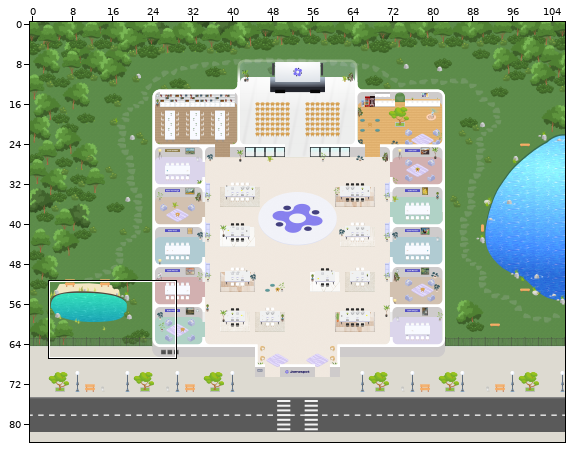
Two versions of a level (Tiled map (JSON), 2026-new-Jland/new-jland-2026.tmj). The picture above shows the old version from afar; the outline marks the close-up.
Close-up. Before:
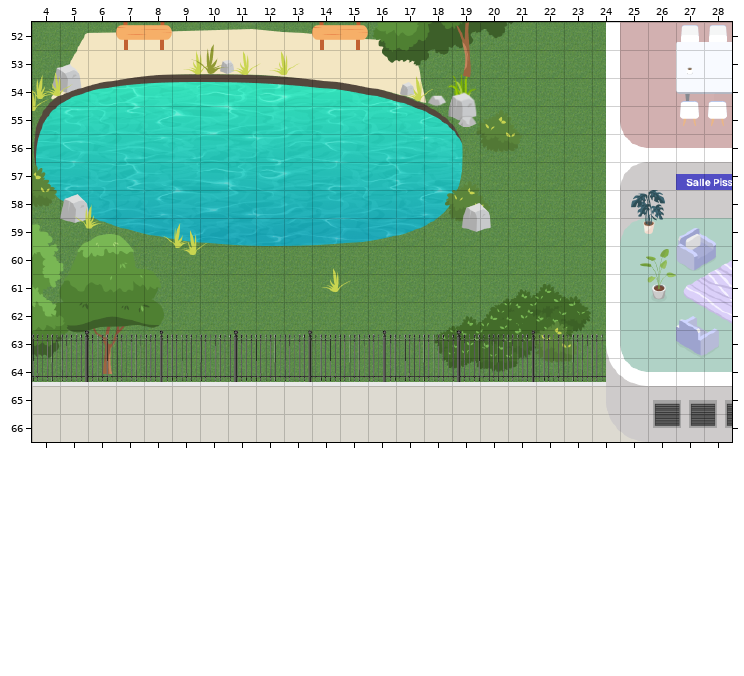
Cells are 32x32 px. Shown: x 4..28, y 52..66. The commit also changed other parts of the map, which this record leaves out. Tiles whose own drawing changed are shown in their newer look in all pictures.
The same view after the edit:
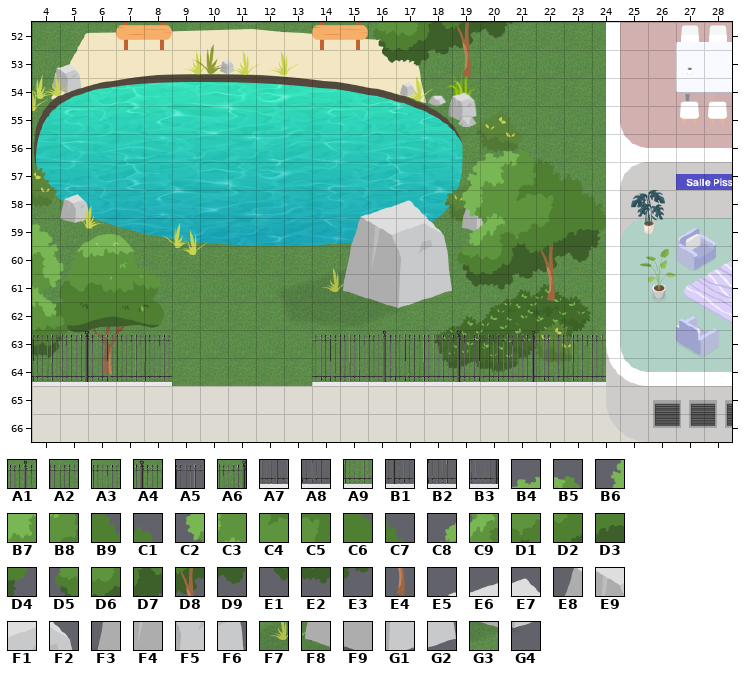
Key: from "Barriere": A1 8, A2 9, A3 10, A4 11, A5 12, A6 13, A7 115, A8 116, A9 117, B1 118, B2 119, B3 120; from "Misc": B4 70, B5 71, B6 109, B7 110, B8 111, B9 112, C1 113, C2 149, C3 150, C4 151, C5 152, C6 153, C7 154, C8 189, C9 190, D1 191, D2 192, D3 193, D4 194, D5 229, D6 230, D7 231, D8 232, D9 233, E1 269, E2 270, E3 271, E4 272; from "tapis": E5 17, E6 18, E7 19, E8 46, E9 47, F1 48, F2 49, F3 75, F4 76, F5 77, F6 78, F7 103, F8 104, F9 105, G1 106, G2 107, G3 134, G4 135.
__ is an empty cell.
See-through tiles are keyed as they look on the map.
The exact change:
Layer "grillage":
Tile A1 becomes tile A3 in row 63 at x 8.
Tile A7 becomes tile A9 in row 64 at x 8.
The author put tile E3 in row 61 at x 21.
The author put tile E4 in row 61 at x 22.
The author put tile F7 in row 61 at x 14.
The author put tile F8 in row 61 at x 15.
The author put tile F9 in row 61 at x 16.
The author put tile G1 in row 61 at x 17.
The author put tile G2 in row 61 at x 18.
The author put tile G3 in row 62 at x 16.
The author put tile G4 in row 62 at x 17.
The edit erases tile A2 in row 63 at x 9.
The edit erases tile A3 in row 63 at x 10.
The edit erases tile A4 in row 63 at x 11.
The edit erases tile A5 in row 63 at x 12.
The edit erases tile A6 in row 63 at x 13.
The edit erases tile A8 in row 64 at x 9.
The edit erases tile A9 in row 64 at x 10.
The edit erases tile B1 in row 64 at x 11.
The edit erases tile B2 in row 64 at x 12.
The edit erases tile B3 in row 64 at x 13.
Layer "Bureaux Up":
The author put tile B4 in row 56 at x 20.
The author put tile B5 in row 56 at x 21.
The author put tile B6 in row 57 at x 19.
The author put tile B7 in row 57 at x 20.
The author put tile B8 in row 57 at x 21.
The author put tile B9 in row 57 at x 22.
The author put tile C1 in row 57 at x 23.
The author put tile C2 in row 58 at x 19.
The author put tile C3 in row 58 at x 20.
The author put tile C4 in row 58 at x 21.
The author put tile C5 in row 58 at x 22.
The author put tile C6 in row 58 at x 23.
The author put tile C7 in row 58 at x 24.
The author put tile C8 in row 59 at x 19.
The author put tile C9 in row 59 at x 20.
The author put tile D1 in row 59 at x 21.
The author put tile D2 in row 59 at x 22.
The author put tile D3 in row 59 at x 23.
The author put tile D4 in row 59 at x 24.
The author put tile D5 in row 60 at x 19.
The author put tile D6 in row 60 at x 20.
The author put tile D7 in row 60 at x 21.
The author put tile D8 in row 60 at x 22.
The author put tile D9 in row 60 at x 23.
The author put tile E1 in row 61 at x 19.
The author put tile E2 in row 61 at x 20.
The author put tile E3 in row 61 at x 21.
The author put tile E5 in row 58 at x 15.
The author put tile E6 in row 58 at x 16.
The author put tile E7 in row 58 at x 17.
The author put tile E8 in row 59 at x 15.
The author put tile E9 in row 59 at x 16.
The author put tile F1 in row 59 at x 17.
The author put tile F2 in row 59 at x 18.
The author put tile F3 in row 60 at x 15.
The author put tile F4 in row 60 at x 16.
The author put tile F5 in row 60 at x 17.
The author put tile F6 in row 60 at x 18.
Changed places in both close-ups, as pixel boxes (x1, y1, x2, y2):
added: (312, 150, 606, 327)
changed: (144, 330, 312, 386)
